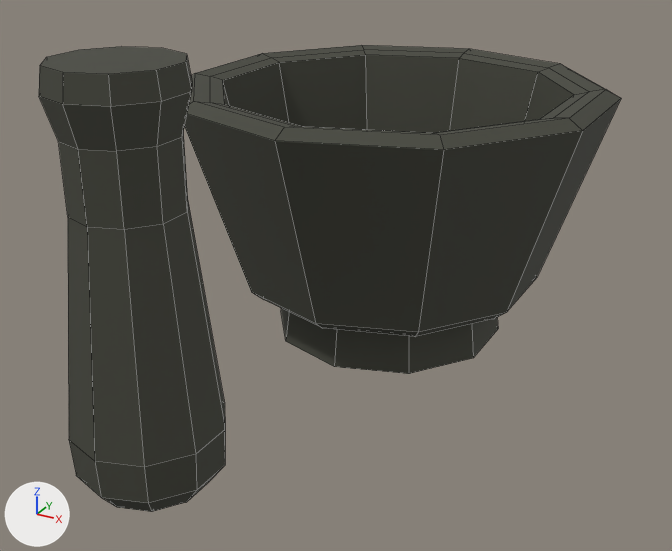
The Blender file Assets/Blender FIles/Tools/Mortar and Pestle.blend as it was, and as the next commit left it.
Both versions are drawn from a 50 mm lens placed at (1.78, -3.77, 1.37), pointed at (0.06, -0.64, -0.2). Lighting does not change. The marker at lower left points along +X, +Y and +Z. Mesh edges are drawn as thin lines.
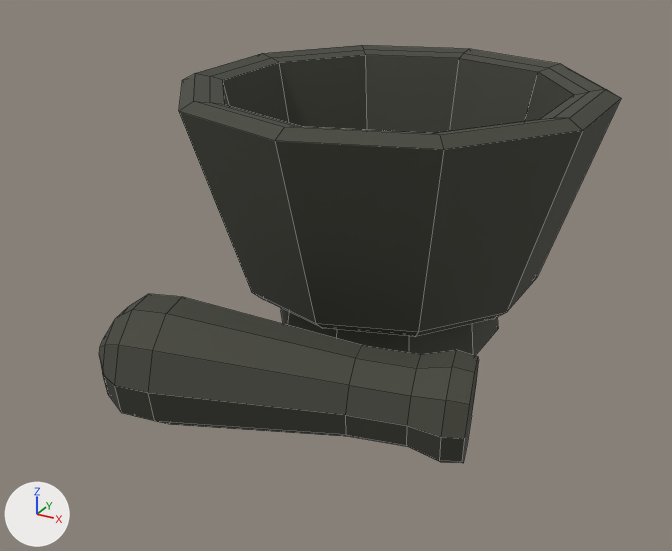
The newer file is also rescaled (x0.187), turned or shifted as a whole; pictures and numbers use the older file's frame.

What differs and where, as boxes (x1, y1, x2, y2) in the pictures (672 x 551 px):
'Cylinder.001', deleted
    before: (39, 47, 225, 512)
'Pestle', added
    after: (99, 294, 479, 463)

Diff of the bpy script that builds the scene:
```diff
--- a/Assets/Blender FIles/Tools/Mortar and Pestle.blend.py
+++ b/Assets/Blender FIles/Tools/Mortar and Pestle.blend.py
@@ me_cylinder_002_1 @@
+me_cylinder_002_1.from_pydata(...)  # 80 vertices, 72 faces; spans x -1.34..1.34, y -1.41..1.41, z 0.0..2.46
+me_cylinder_002_1.materials.append(mat_material_001)  # dark grey #44463b
@@ ob_cylinder_001 @@
-ob_cylinder_001 = bpy.data.objects.new('Cylinder.001', me_cylinder_002)
-ob_cylinder_001.location = (0.0, -1.791, 0.006)
-ob_cylinder_001.scale = (0.183, 0.183, 0.596)
@@ ob_pestle @@
+ob_pestle = bpy.data.objects.new('Pestle', me_cylinder_002_1)
+ob_pestle.location = (-0.624, -1.317, -0.409)
+ob_pestle.rotation_euler = (0.28, 1.621, 0.547)  # degrees (16, 93, 31)
+ob_pestle.scale = (0.183, 0.183, 0.596)
```
